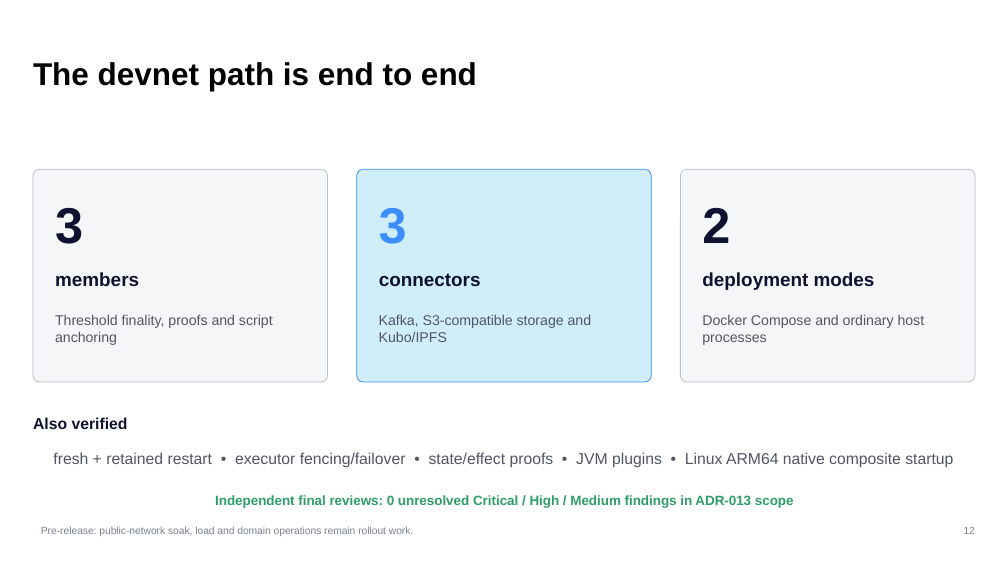
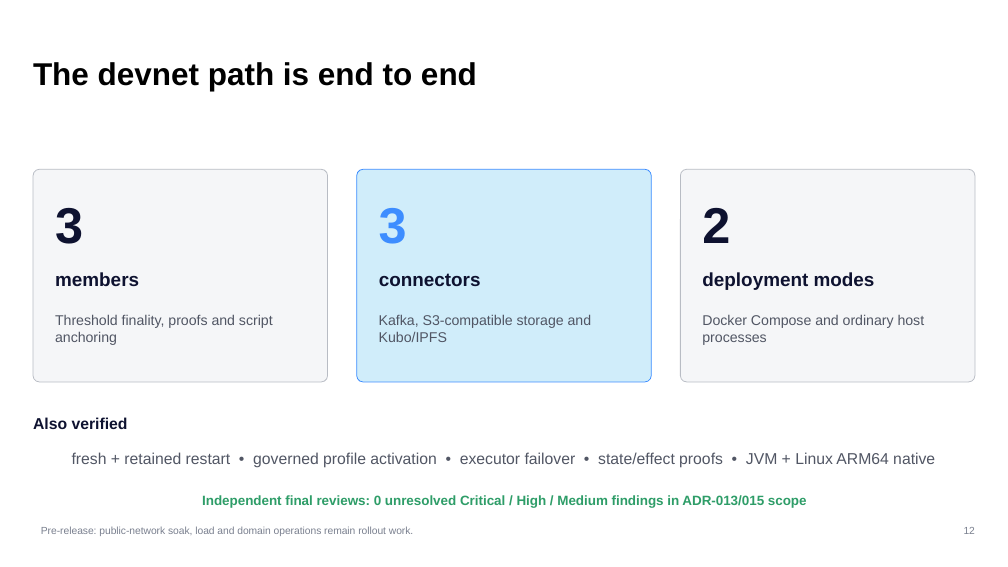
Before and after one commit to bloxbean/yano, a slide deck: slide 12 of docs/YANO_APP_CHAIN_OVERVIEW.pptx. Drawn at 1008x567 pixels with LibreOffice and Linux fonts; fonts in the diff are those of the drawing. Boxes give left, top, right and bottom in pixels: in the first picture for what was removed or moved away, otherwise in the second. Text is boxed around its words. In the diff, an @@ line names an element or a change of style, - is before the commit and + after.

```diff
--- a/docs/YANO_APP_CHAIN_OVERVIEW.pptx
+++ b/docs/YANO_APP_CHAIN_OVERVIEW.pptx
@@ text at (x1=72, y1=452, x2=935, y2=468): text changed @@
-fresh + retained restart • executor fencing/failover • state/effect proofs • JVM plugins • Linux ARM64 native composite startup
+fresh + retained restart • governed profile activation • executor failover • state/effect proofs • JVM + Linux ARM64 native
@@ text at (x1=202, y1=494, x2=807, y2=508): text changed @@
-Independent final reviews: 0 unresolved Critical / High / Medium findings in ADR-013 scope
+Independent final reviews: 0 unresolved Critical / High / Medium findings in ADR-013/015 scope
```
Also in this commit, not shown: 2 other slides changed, 23 other files.
